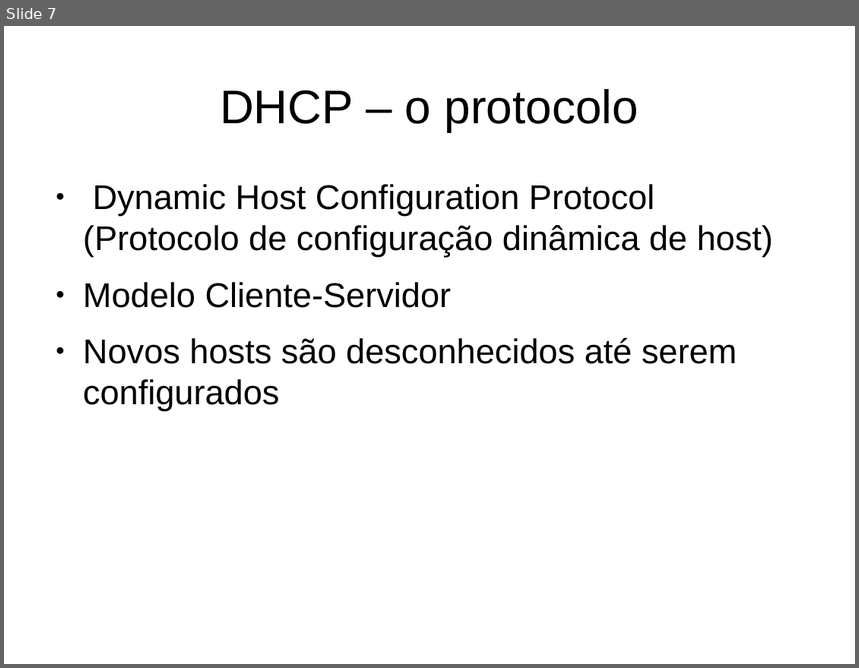
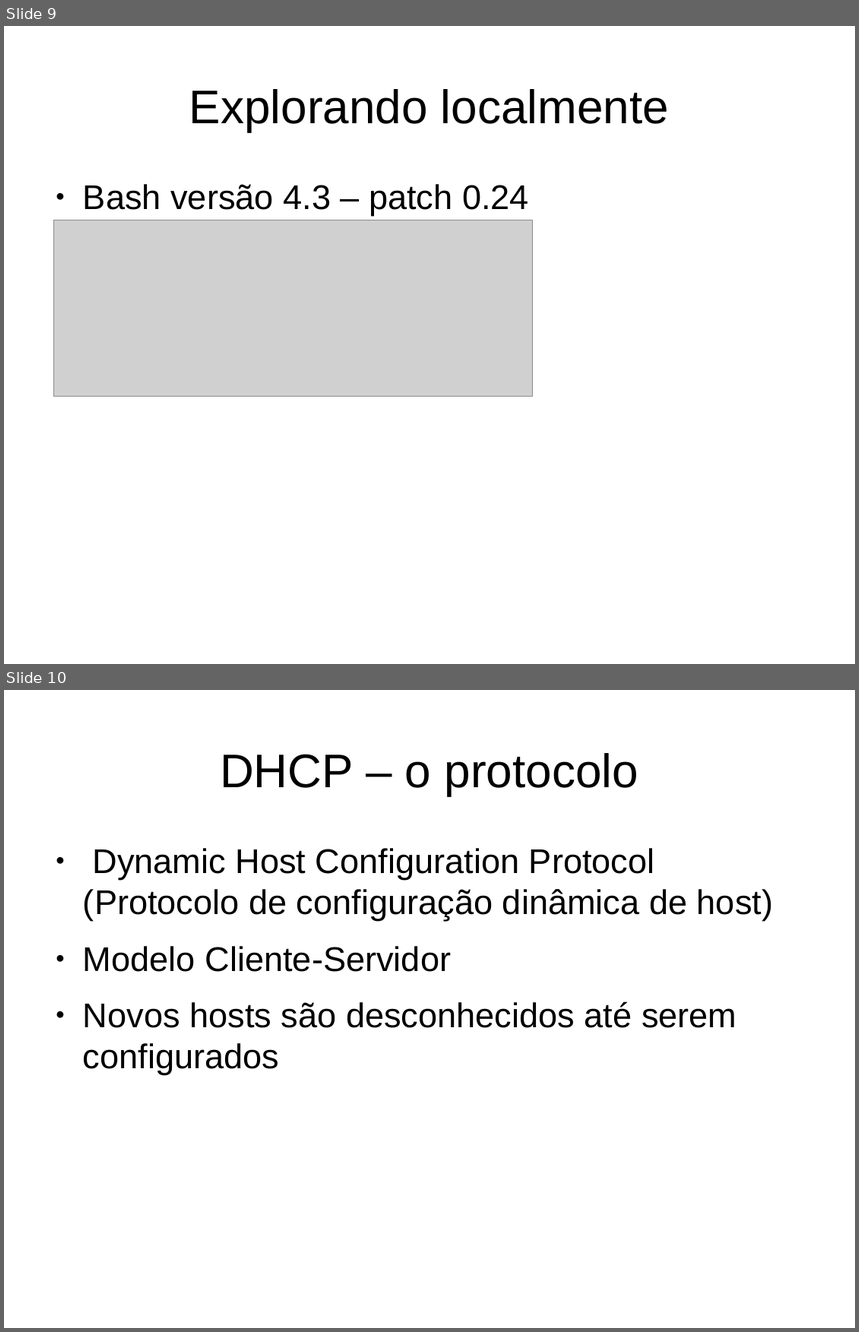
Before and after one commit to Evnsan/MAC0448, a slide deck: ep4/apresentacao.odp. Shown one above the other, each under a label of ours: slide 7 before the commit, slides 9 and 10 after it. The pictures are 859x668 and 859x1332 pixels, drawn with LibreOffice and Linux fonts; fonts in the diff are those of the drawing; grey boxes stand for pictures. Boxes give left, top, right and bottom in pixels: in the first picture for what was removed or moved away, otherwise in the second. Text is boxed around its words. In the diff, an @@ line names an element or a change of style, - is before the commit and + after.

```diff
--- a/ep4/apresentacao.odp
+++ b/ep4/apresentacao.odp
@@ slide 9 added at (4,26,855,664), background #FFFFFF @@
@@ title added at (189,89,669,132), 44 pt, text #000000 @@
+Explorando localmente
@@ text added at (83,184,529,216), 32 pt, text #000000 @@
+● Bash versão 4.3 – patch 0.24
@@ picture added at (53,221,533,397) @@
@@ what was slide 7 is now slide 10 @@
```
Also in this commit, not shown: 1 slide changed, 7 other slides added, 5 slides removed.
